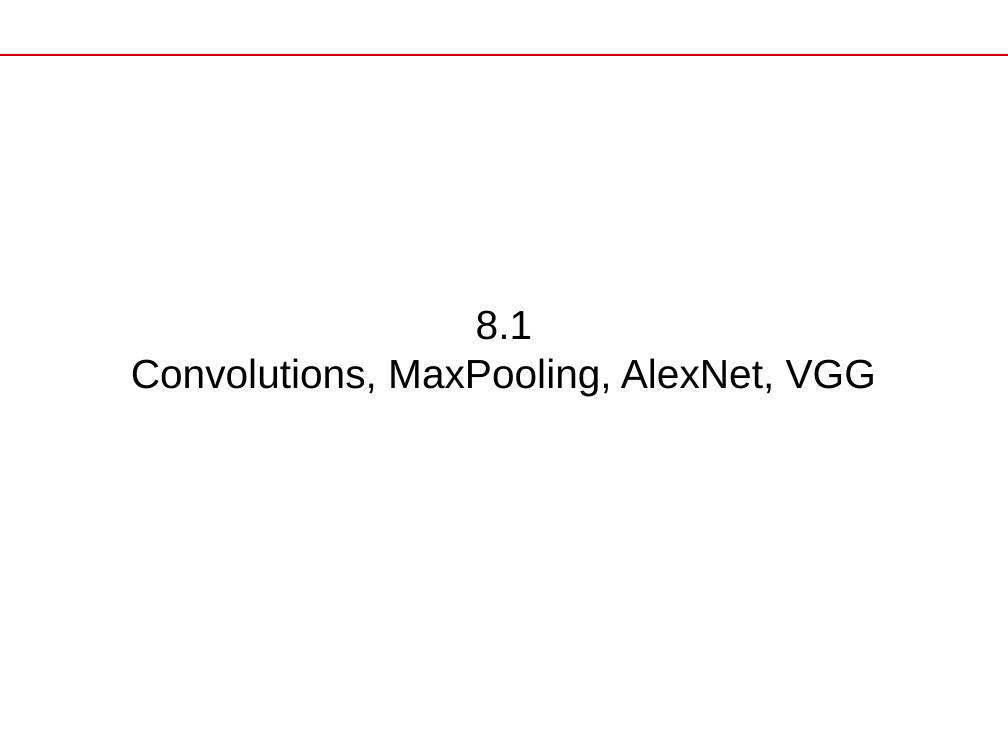
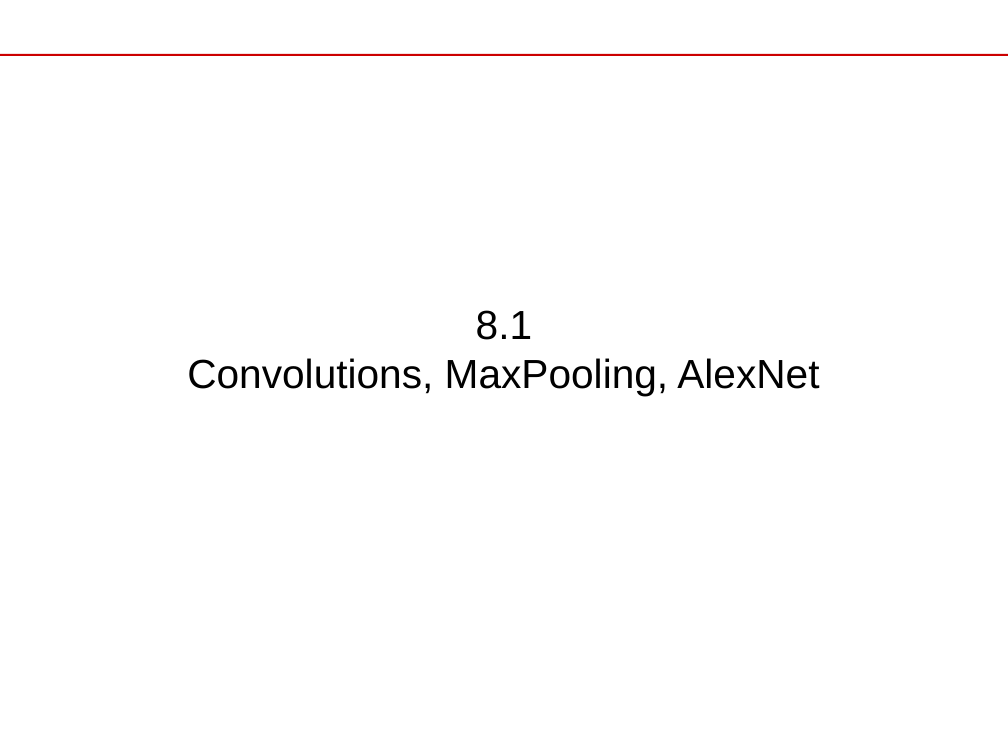
Before and after one commit to rykachevskiy/239, a slide deck: slide 1 of 8.CNN/CNN.odp. Drawn at 1008x756 pixels with LibreOffice and Linux fonts; fonts in the diff are those of the drawing. Boxes give left, top, right and bottom in pixels: in the first picture for what was removed or moved away, otherwise in the second. Text is boxed around its words. In the diff, an @@ line names an element or a change of style, - is before the commit and + after.

```diff
--- a/8.CNN/CNN.odp
+++ b/8.CNN/CNN.odp
@@ subtitle at [187, 358, 819, 396]: text changed @@
-Convolutions, MaxPooling, AlexNet, VGG
+Convolutions, MaxPooling, AlexNet
```
Also in this commit, not shown: 2 other slides changed, 4 slides added, 1 other file.
